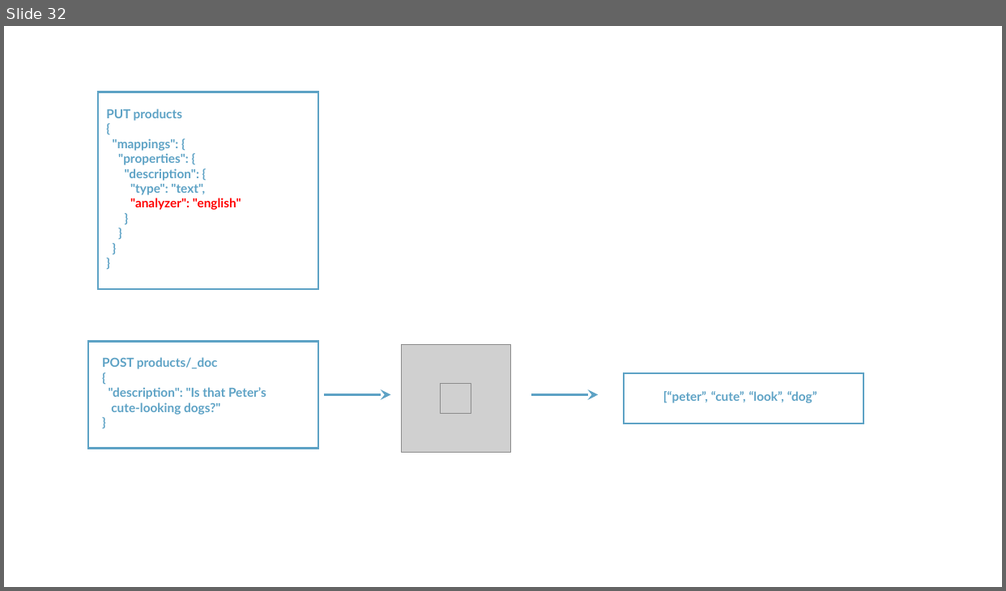
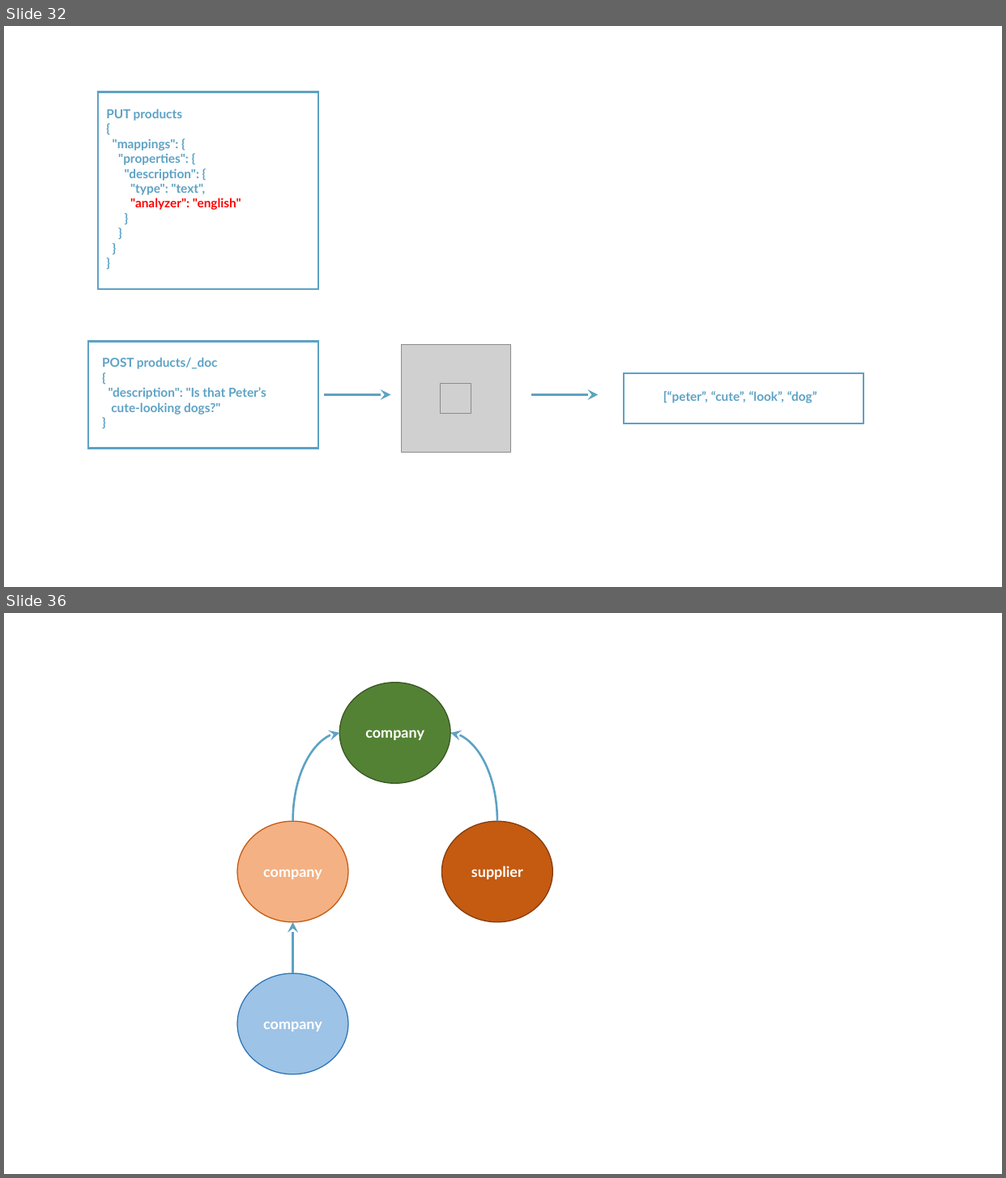
Before and after one commit to rudaks-han/book-summary, a slide deck: complete-guide-to-elasticsearch/elasticsearch.pptx. Shown one above the other, each under a label of ours: slide 32 before the commit, slides 32 and 36 after it; the slides between them are not shown. The pictures are 1006x591 and 1006x1178 pixels, drawn with LibreOffice and Linux fonts; fonts in the diff are those of the drawing; grey boxes stand for pictures. Boxes give left, top, right and bottom in pixels: in the first picture for what was removed or moved away, otherwise in the second. Text is boxed around its words. In the diff, an @@ line names an element or a change of style, - is before the commit and + after.

```diff
--- a/complete-guide-to-elasticsearch/elasticsearch.pptx
+++ b/complete-guide-to-elasticsearch/elasticsearch.pptx
@@ slide 36 added at bbox=[4, 613, 1002, 1174], background #FFFFFF @@
@@ ellipse added at bbox=[339, 683, 450, 784], fill #548235, outline #385723 1 pt @@
@@ curved arrow added from (293, 821) to (339, 733), #5DA2C5 2 pt @@
@@ text added at bbox=[365, 730, 424, 740], 14 pt, text #FFFFFF, bold @@
+company
@@ curved arrow added from (497, 821) to (451, 733), #5DA2C5 2 pt @@
@@ ellipse added at bbox=[237, 821, 348, 922], fill #F4B183, outline #C55A11 1 pt @@
@@ ellipse added at bbox=[442, 821, 552, 922], fill #C55A11, outline #843C0B 1 pt @@
@@ text added at bbox=[263, 869, 322, 879], 14 pt, text #FFFFFF, bold @@
+company
@@ text added at bbox=[471, 866, 523, 879], 14 pt, text #FFFFFF, bold @@
+supplier
@@ arrow added from (293, 973) to (293, 922), #5DA2C5 2 pt @@
@@ ellipse added at bbox=[237, 973, 348, 1075], fill #9DC3E6, outline #2E75B6 1 pt @@
@@ text added at bbox=[263, 1022, 322, 1032], 14 pt, text #FFFFFF, bold @@
+company
```
Also in this commit, not shown: 1 slide changed, 3 other slides added, 5 other files.
